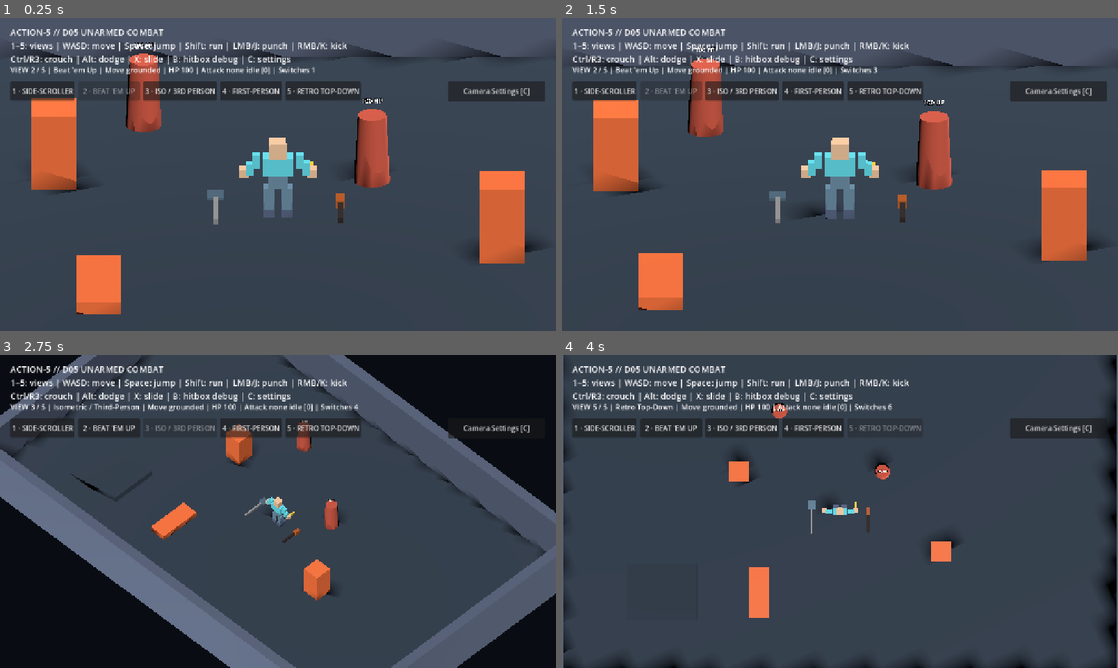
Above: before the commit, frames 1-4 (two rows, left to right).
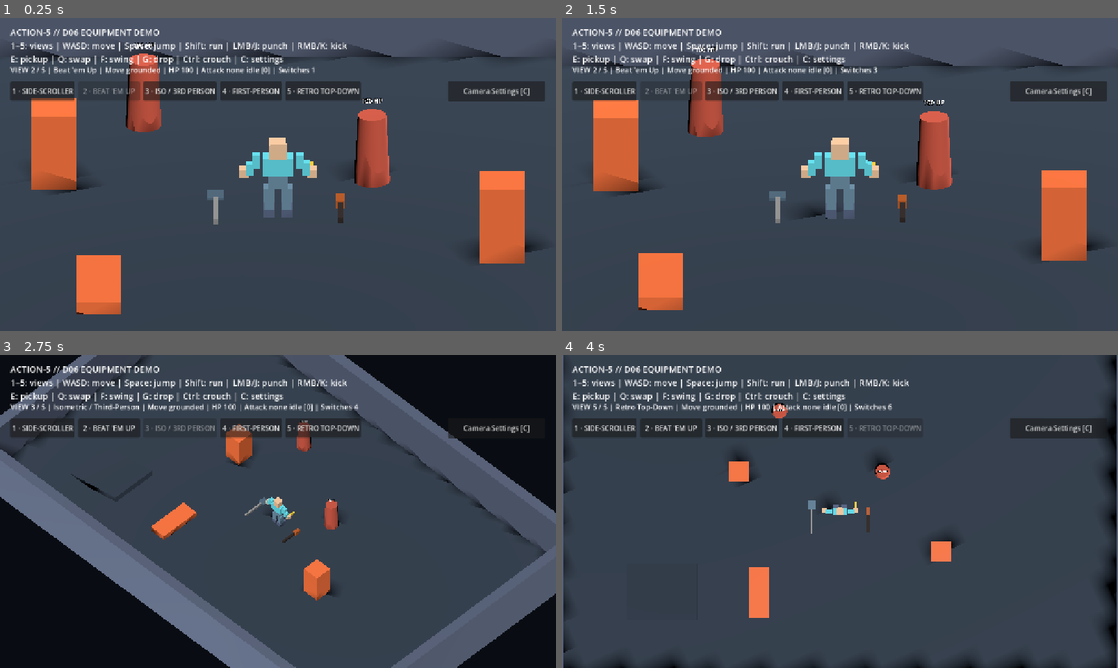
Above: after the commit, the same moments.

Repository: bravado/ACTION-5
Game: Godot game, scene res://demo/main.tscn
Same seed, same stepped clock (60 frames per second), same inputs: the game is played once before the commit and once after it.
Inputs:
- Up to frame 1 (0.25 s): no input
- Up to frame 2 (1.5 s): click "1 · SIDE-SCROLLER" at 0.5 s; click "2 · BEAT 'EM UP" at 1.25 s
- Up to frame 3 (2.75 s): click "3 · ISO / 3RD PERSON" at 2 s
- Up to frame 4 (4 s): click "4 · FIRST-PERSON" at 2.75 s; click "5 · RETRO TOP-DOWN" at 3.5 s

The runs differ from the first frame. In frame 1, 0.9% of the frame differs, in the area x 1-53%, y 3-15%; in frame 2, 0.9%; in frame 3, 0.9%; in frame 4, 0.9%.

Commit message:
D06-01: keep equipment controls visible across view switches [full-e2e]
Update live HUD help and authored scene copy; guard against regression in real Godot suite.
Re-run full native and WebGL2 evidence gates on this PR head.

Diff:
--- a/demo/main.gd
+++ b/demo/main.gd
@@ -242,7 +242,7 @@
     for i in range(5):
         var button := _mode_buttons.get_node("Mode" + str(i + 1)) as Button
         button.disabled = i == _views.active_index
-    _help.text = "ACTION-5 // D05 UNARMED COMBAT\n1–5: views | WASD: move | Space: jump | Shift: run | LMB/J: punch | RMB/K: kick\nCtrl/R3: crouch | Alt: dodge | X: slide | B: hitbox debug | C: settings"
+    _help.text = "ACTION-5 // D06 EQUIPMENT DEMO\n1–5: views | WASD: move | Space: jump | Shift: run | LMB/J: punch | RMB/K: kick\nE: pickup | Q: swap | F: swing | G: drop | Ctrl: crouch | C: settings"
     var front_wall_mesh := get_node("SouthWall/MeshInstance3D") as MeshInstance3D
     front_wall_mesh.visible = (
         current.mode != ViewProfileScript.Mode.SIDE
--- a/demo/main.tscn
+++ b/demo/main.tscn
@@ -203,7 +203,7 @@
 offset_right = 1160.0
 offset_bottom = 106.0
 theme_override_font_sizes/font_size = 20
-text = "ACTION-5 // MOVEMENT + EQUIPMENT\n1–5: view | WASD: move | Space: jump | LMB/RMB: punch/kick\nE: pickup | Q: swap | G: drop | F: weapon swing"
+text = "ACTION-5 // D06 EQUIPMENT DEMO\n1–5: views | WASD: move | Space: jump | Shift: run | LMB/J: punch | RMB/K: kick\nE: pickup | Q: swap | F: swing | G: drop | Ctrl: crouch | C: settings"
 
 [node name="Status" type="Label" parent="Hud"]
 offset_left = 24.0
--- a/tests/d06_equipment_suite.gd
+++ b/tests/d06_equipment_suite.gd
@@ -36,6 +36,16 @@
     views.call("switch_view", 1)
     for tick in range(2):
         await tree.physics_frame
+
+    # The camera switch rewrites help text; D06 controls must not revert
+    # to the older D05-only caption after entering a different view.
+    var controls: Label = level.get_node("Hud/Help") as Label
+    verify.call(controls.text.contains("D06 EQUIPMENT")
+        and controls.text.contains("E: pickup")
+        and controls.text.contains("Q: swap")
+        and controls.text.contains("F: swing")
+        and controls.text.contains("G: drop"),
+        "D06 HUD help lists equipment controls after a camera switch")
 
     var socket: Node3D = animation.call("get_socket", &"right_hand") as Node3D
     var starting_shadows: int = fps.world_visual_shadows.size()
